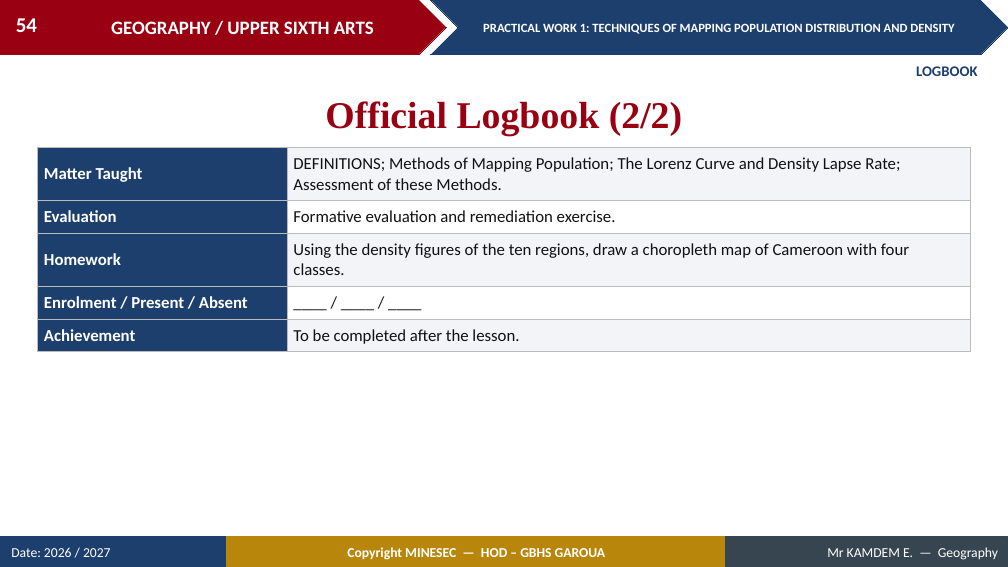
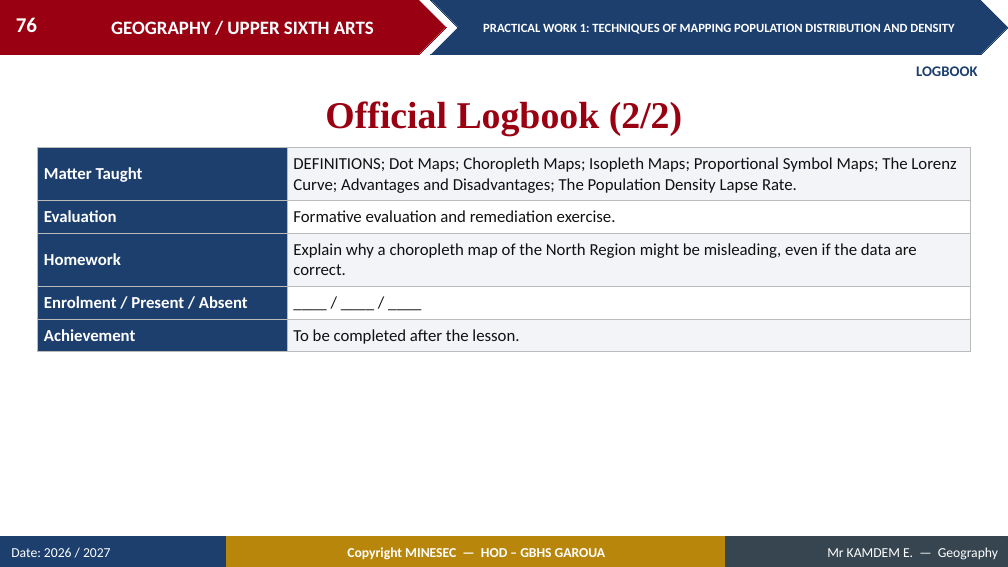
Before and after one commit to Berthautk/linea-github, a slide deck: slide 76 of lecons/USA/Population Geography/03_USA_POP_PW01_Techniques_of_Mapping_Population_Distribution_and_Density.pptx (slide 54 before the commit). Drawn at 1008x567 pixels with LibreOffice and Linux fonts; fonts in the diff are those of the drawing. Boxes give left, top, right and bottom in pixels: in the first picture for what was removed or moved away, otherwise in the second. Text is boxed around its words. In the diff, an @@ line names an element or a change of style, - is before the commit and + after.

```diff
--- a/lecons/USA/Population Geography/03_USA_POP_PW01_Techniques_of_Mapping_Population_Distribution_and_Density.pptx
+++ b/lecons/USA/Population Geography/03_USA_POP_PW01_Techniques_of_Mapping_Population_Distribution_and_Density.pptx
@@ page number at (x1=16, y1=17, x2=37, y2=32): text changed @@
-54
+76
@@ table at (x1=38, y1=147, x2=970, y2=348) @@
-row 1, column 2: DEFINITIONS; Methods of Mapping Population; The Lorenz Curve and Density Lapse Rate; Assessment of these Methods.
+row 1, column 2: DEFINITIONS; Dot Maps; Choropleth Maps; Isopleth Maps; Proportional Symbol Maps; The Lorenz Curve; Advantages and Disadvantages; The Population Density Lapse Rate.
-row 3, column 2: Using the density figures of the ten regions, draw a choropleth map of Cameroon with four classes.
+row 3, column 2: Explain why a choropleth map of the North Region might be misleading, even if the data are correct.
```
Also in this commit, not shown: 36 other slides changed, 32 slides added, 10 slides removed, 9 other files.
